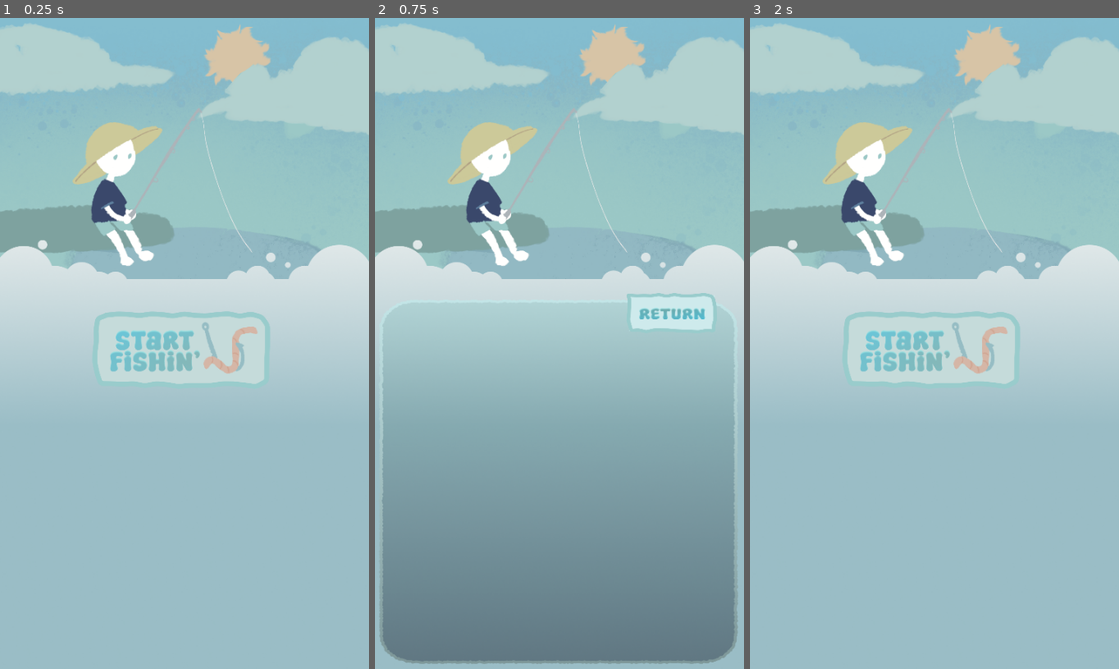
Above: before the commit, frames 1-3 (left to right).
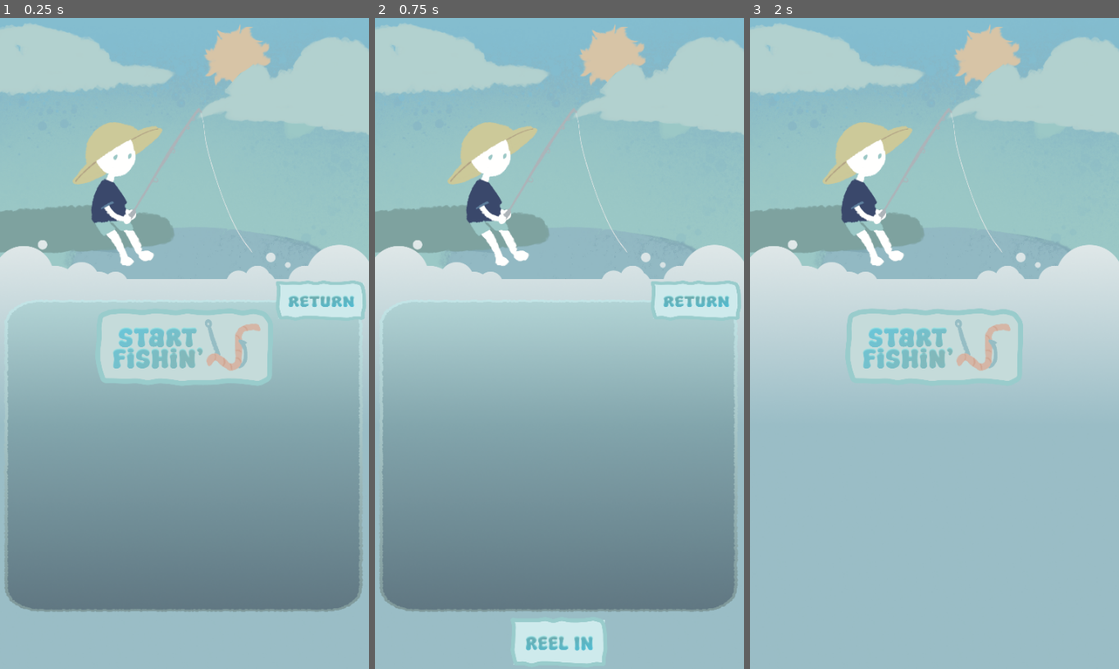
Above: after the commit, the same moments.

Repository: Eternalon03/HTN
Game: Godot game, scene res://main.tscn
Same seed, same stepped clock (60 frames per second), same inputs: the game is played once before the commit and once after it.
Inputs (mouse positions are in pixels of both pictures, inside the frame that each line leads up to; where the layout moved, square brackets give the same spot in the first picture):
- Up to frame 1 (0.25 s): no input
- Up to frame 2 (0.75 s): click (559, 350) [555, 350] at 0.5 s
- Up to frame 3 (2 s): click (1071, 297) [1048, 310] at 1.25 s

The runs differ from the first frame. In frame 1, 31% of the frame differs, in the area x 1-100%, y 40-92%; in frame 2, 9.0%; in frame 3, 2.1%.

Commit message:
small button update

Diff:
--- a/main.gd
+++ b/main.gd
@@ -5,6 +5,9 @@
 @onready var return_home: TextureButton = $ReturnHome
 
 @onready var text_edit: TextEdit = $JournalBox/TextEdit
+
+@onready var reel_in_button: TextureButton = $ReelInButton
+
 
 
 func _ready():
@@ -17,9 +20,11 @@
 
 
 func _on_texture_button_pressed() -> void:
+	text_edit.editable = true
 	journal_box.visible = true
 	fishing_button.visible = false
 	return_home.visible = true
+	reel_in_button.visible = true
 
 
 func _on_return_home_pressed() -> void:
@@ -29,3 +34,9 @@
 	text_edit.text = ""
 	text_edit.set_caret_line(0)
 	text_edit.set_caret_column(0)
+	reel_in_button.visible = false
+
+
+
+func _on_reel_in_button_pressed() -> void:
+	text_edit.editable = false
--- a/main.tscn
+++ b/main.tscn
@@ -9,6 +9,7 @@
 [ext_resource type="Texture2D" uid="uid://cjn1vvhi4fyyx" path="res://Start Fishin Button.png" id="6_117hh"]
 [ext_resource type="Texture2D" uid="uid://bare6g8sn2s02" path="res://Return Button.png" id="7_nhfe7"]
 [ext_resource type="Script" path="res://TextureButton.gd" id="7_wkmks"]
+[ext_resource type="Texture2D" uid="uid://bduhaslus4x7r" path="res://Reel In Button.png" id="10_ay4ok"]
 
 [node name="Main" type="Control"]
 layout_mode = 3
@@ -37,9 +38,8 @@
 texture = ExtResource("4_mlhq5")
 
 [node name="JournalBox" type="Sprite2D" parent="."]
-visible = false
-position = Vector2(250.656, 640.5)
-scale = Vector2(0.519796, 0.410066)
+position = Vector2(250.656, 605)
+scale = Vector2(0.519796, 0.351485)
 texture = ExtResource("5_r4ll4")
 
 [node name="TextEdit" type="TextEdit" parent="JournalBox"]
@@ -52,6 +52,7 @@
 offset_top = -601.176
 offset_right = -472.184
 offset_bottom = -609.428
+size_flags_vertical = 4
 theme_override_colors/background_color = Color(1, 1, 1, 0)
 theme_override_fonts/font = ExtResource("6_6sm10")
 theme_override_font_sizes/font_size = 50
@@ -59,25 +60,37 @@
 scroll_smooth = true
 
 [node name="ReturnHome" type="TextureButton" parent="."]
-visible = false
 layout_mode = 0
-offset_left = 320.0
-offset_top = 383.0
-offset_right = 492.0
-offset_bottom = 438.0
+offset_left = 353.0
+offset_top = 366.0
+offset_right = 525.0
+offset_bottom = 421.0
 texture_normal = ExtResource("7_nhfe7")
 ignore_texture_size = true
 stretch_mode = 0
 
 [node name="FishingButton" type="TextureButton" parent="."]
-offset_left = 126.0
-offset_top = 408.0
-offset_right = 369.0
-offset_bottom = 514.0
+layout_mode = 0
+offset_left = 130.0
+offset_top = 404.0
+offset_right = 373.0
+offset_bottom = 510.0
 texture_normal = ExtResource("6_117hh")
 ignore_texture_size = true
 stretch_mode = 4
 script = ExtResource("7_wkmks")
 
+[node name="ReelInButton" type="TextureButton" parent="."]
+visible = false
+layout_mode = 0
+offset_left = 160.0
+offset_top = 825.0
+offset_right = 344.0
+offset_bottom = 894.0
+texture_normal = ExtResource("10_ay4ok")
+ignore_texture_size = true
+stretch_mode = 0
+
 [connection signal="pressed" from="ReturnHome" to="." method="_on_return_home_pressed"]
 [connection signal="pressed" from="FishingButton" to="." method="_on_texture_button_pressed"]
+[connection signal="pressed" from="ReelInButton" to="." method="_on_reel_in_button_pressed"]
Not shown: 1 places in main.tscn that only renumber resources
